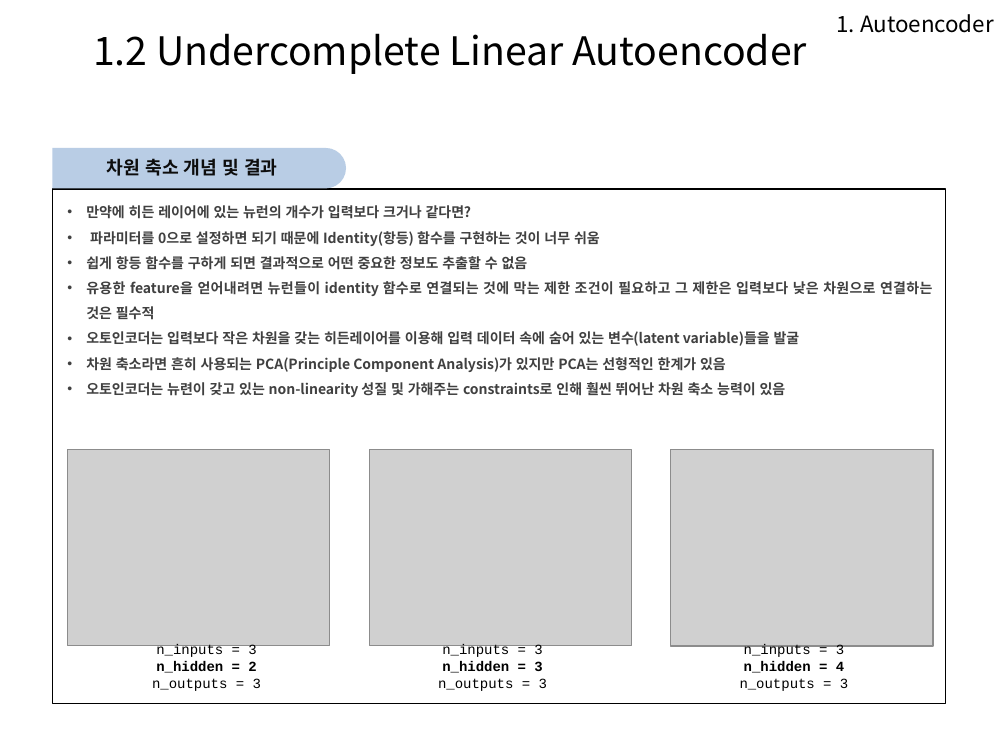
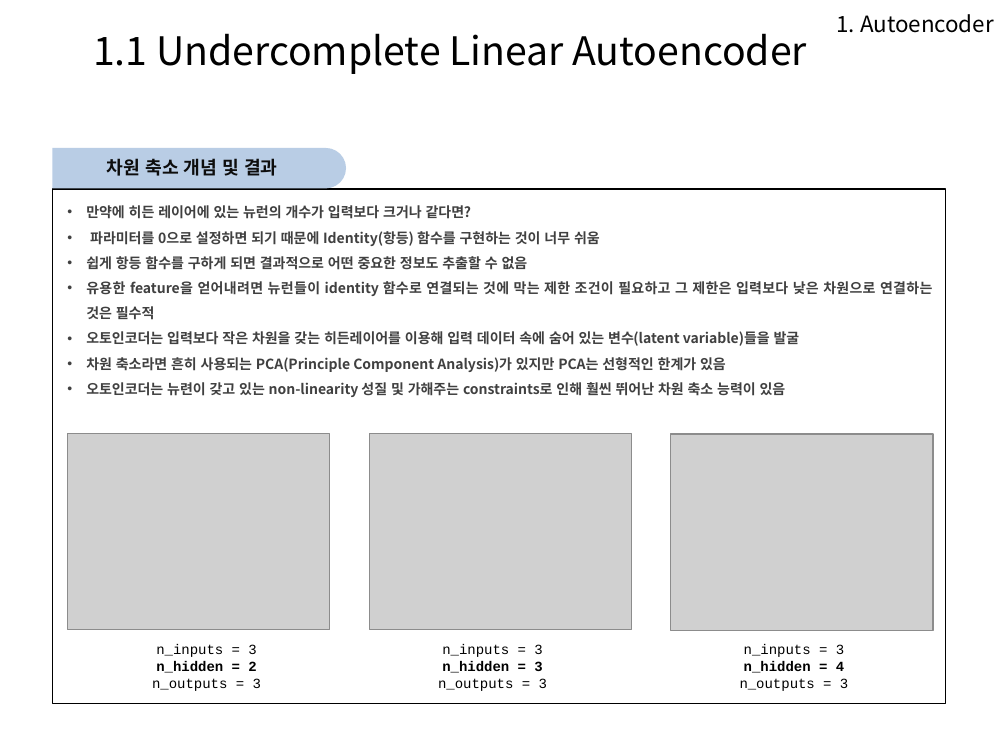
Before and after one commit to Heechul90/Autoencoder, a slide deck: slide 6 of autoencoder.pptx. Drawn at 1008x756 pixels with LibreOffice and Linux fonts; fonts in the diff are those of the drawing; grey boxes stand for pictures; background and template pictures are left out. Boxes give left, top, right and bottom in pixels: in the first picture for what was removed or moved away, otherwise in the second. Text is boxed around its words. In the diff, an @@ line names an element or a change of style, - is before the commit and + after.

Commit message:
autoencoder

```diff
--- a/autoencoder.pptx
+++ b/autoencoder.pptx
@@ text at [93,33,808,74]: text changed @@
-1.2 Undercomplete Linear Autoencoder
+1.1 Undercomplete Linear Autoencoder
@@ 3 pictures: place and size @@
-3 pictures at [68,450,932,646]
+3 pictures at [68,433,932,631]
```
Also in this commit, not shown: 17 other slides changed, 4 slides added, 3 other files.
